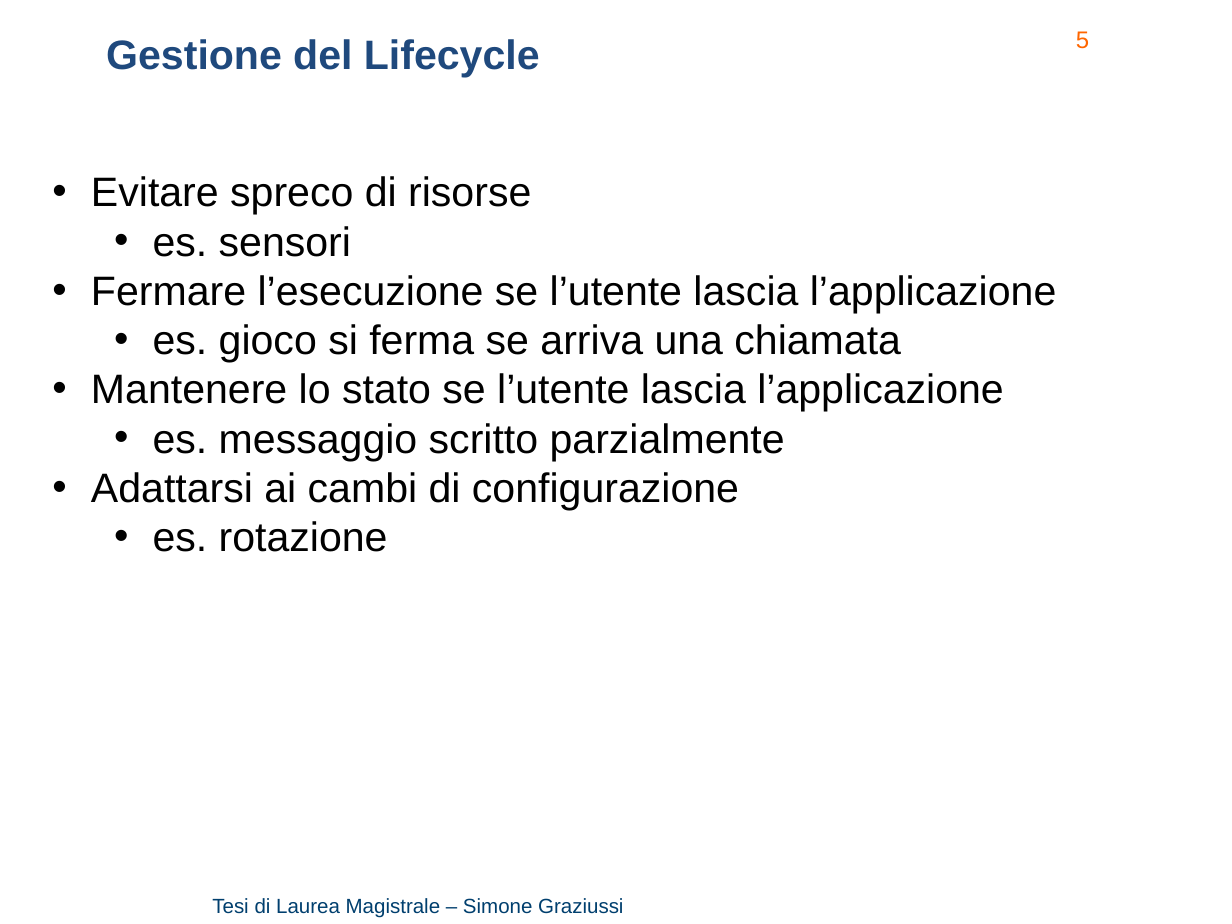
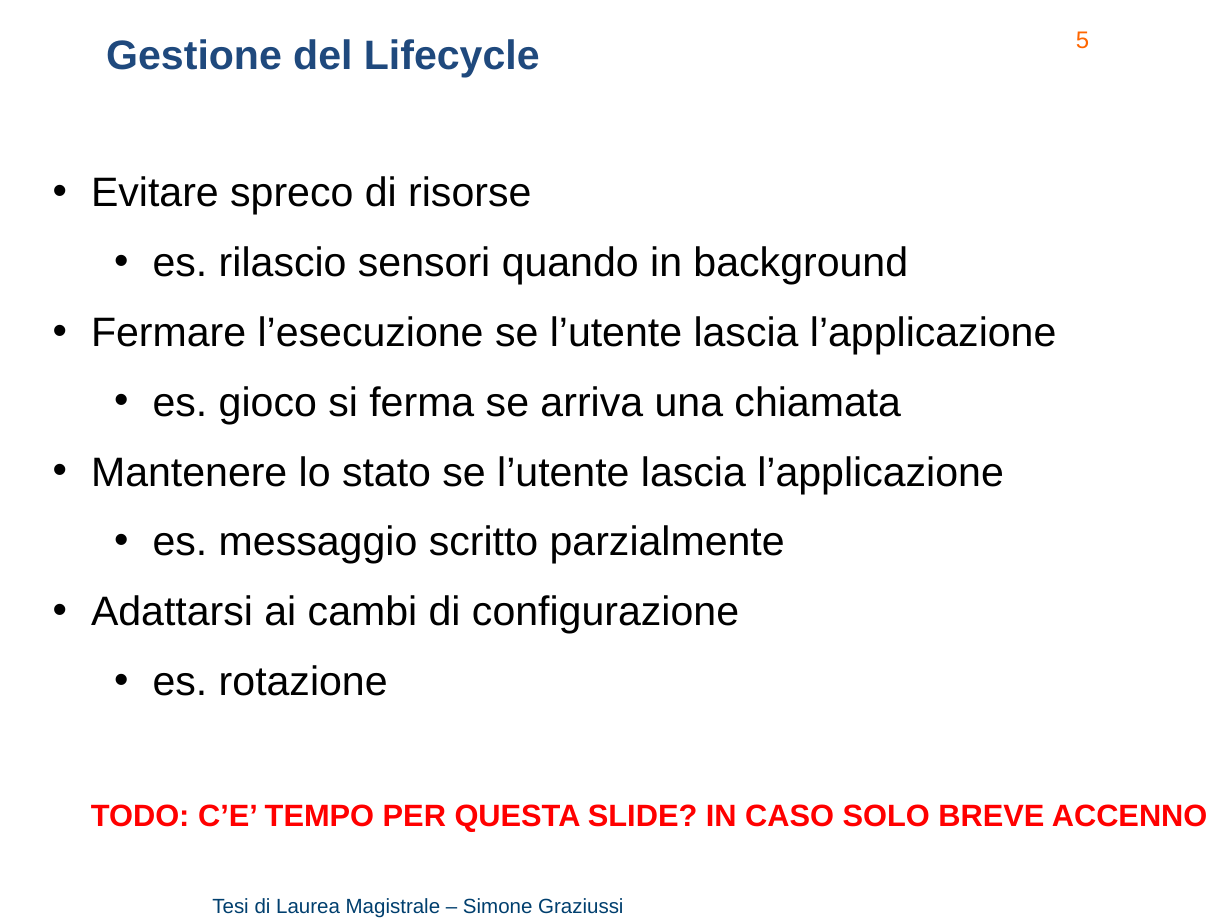
Before and after one commit to Simone3/Thesis, a slide deck: slide 5 of Presentation/Presentation.pptx. Drawn at 1232x924 pixels with LibreOffice and Linux fonts; fonts in the diff are those of the drawing; background and template pictures are left out. Boxes give left, top, right and bottom in pixels: in the first picture for what was removed or moved away, otherwise in the second. Text is boxed around its words. In the diff, an @@ line names an element or a change of style, - is before the commit and + after.

```diff
--- a/Presentation/Presentation.pptx
+++ b/Presentation/Presentation.pptx
@@ text at (91, 176, 1057, 696): more space between paragraphs @@
@@ text at (153, 246, 908, 284): text changed @@
-  • es. sensori
+  • es. rilascio sensori quando in background
@@ text added at (91, 804, 1208, 832), 18 pt, text #FF0000, bold @@
+TODO: C’E’ TEMPO PER QUESTA SLIDE? IN CASO SOLO BREVE ACCENNO
```
Also in this commit, not shown: 12 other slides changed, 1 other file.
